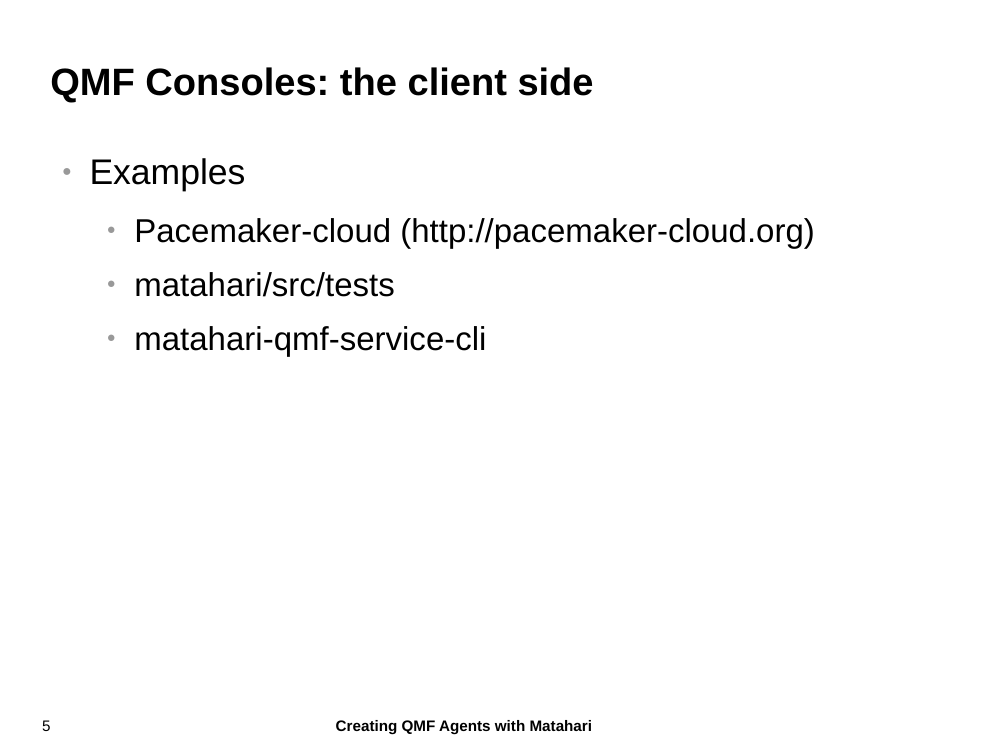
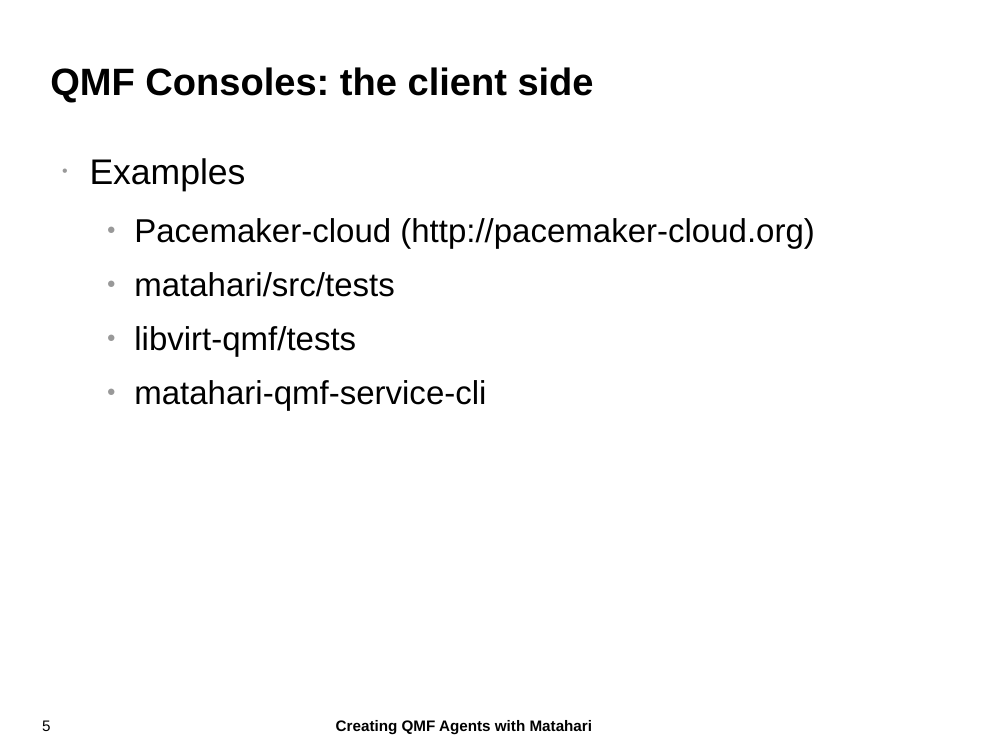
Before and after one commit to zaneb/presentations, a slide deck: slide 5 of Matahari-2011-10-12.odp. Drawn at 1008x756 pixels with LibreOffice and Linux fonts; fonts in the diff are those of the drawing; background and template pictures are left out. Boxes give left, top, right and bottom in pixels: in the first picture for what was removed or moved away, otherwise in the second. Text is boxed around its words. In the diff, an @@ line names an element or a change of style, - is before the commit and + after.

```diff
--- a/Matahari-2011-10-12.odp
+++ b/Matahari-2011-10-12.odp
@@ text at (134, 326, 356, 357): paragraph added @@
+  ● libvirt-qmf/tests
```
Also in this commit, not shown: 5 other slides changed, 1 slide added.
